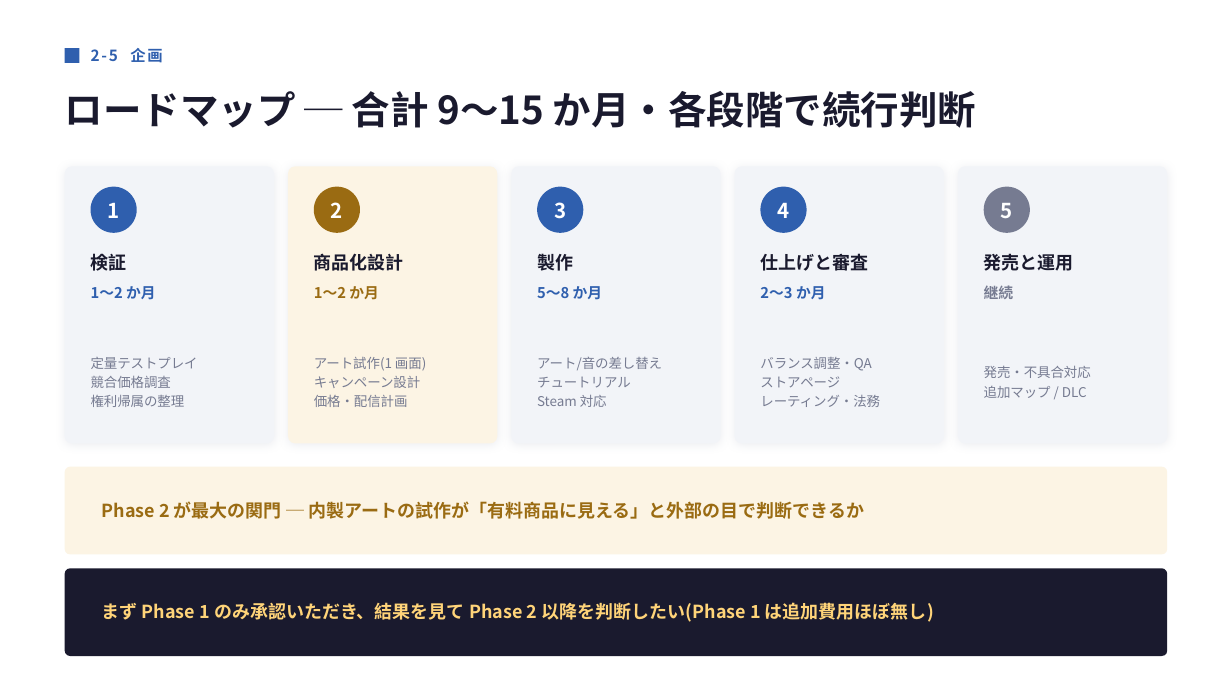
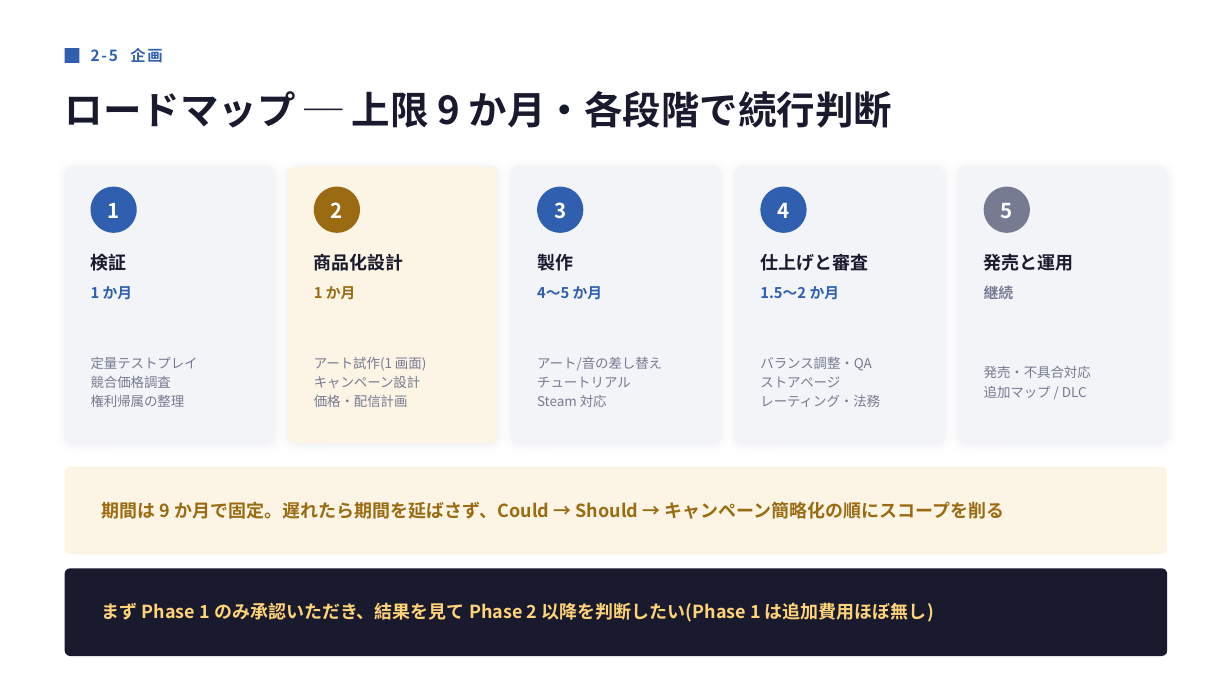
Before and after one commit to j-shimo/fami_war_like, a slide deck: slide 14 of docs/CommercialProposal.pptx. Drawn at 1232x693 pixels with LibreOffice and Linux fonts; fonts in the diff are those of the drawing. Boxes give left, top, right and bottom in pixels: in the first picture for what was removed or moved away, otherwise in the second. Text is boxed around its words. In the diff, an @@ line names an element or a change of style, - is before the commit and + after.

```diff
--- a/docs/CommercialProposal.pptx
+++ b/docs/CommercialProposal.pptx
@@ text at [65, 91, 892, 128]: text changed @@
-ロードマップ ─ 合計 9〜15 か月・各段階で続行判断
+ロードマップ ─ 上限 9 か月・各段階で続行判断
@@ text at [91, 286, 133, 300]: text changed @@
-1〜2 か月
+1 か月
@@ text at [314, 286, 356, 300]: text changed @@
-1〜2 か月
+1 か月
@@ text at [537, 286, 603, 300]: text changed @@
-5〜8 か月
+4〜5 か月
@@ text at [760, 286, 840, 300]: text changed @@
-2〜3 か月
+1.5〜2 か月
@@ text at [102, 501, 1005, 519]: text changed @@
-Phase 2 が最大の関門 ─ 内製アートの試作が「有料商品に見える」と外部の目で判断できるか
+期間は 9 か月で固定。遅れたら期間を延ばさず、Could → Should → キャンペーン簡略化の順にスコープを削る
```
Also in this commit, not shown: 6 other slides changed, 5 other files.
